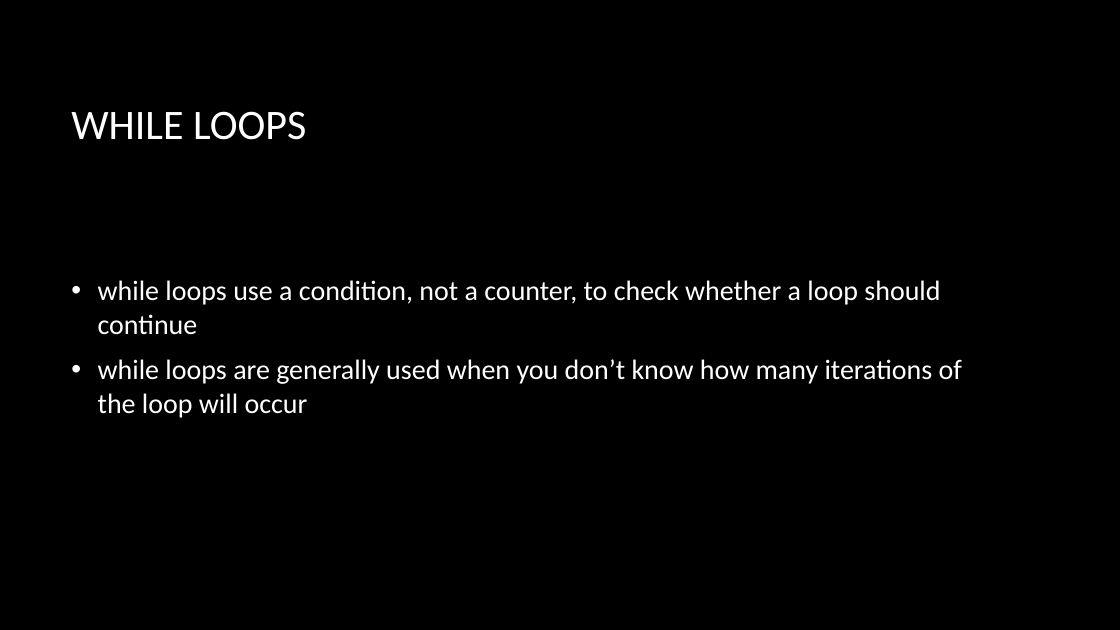
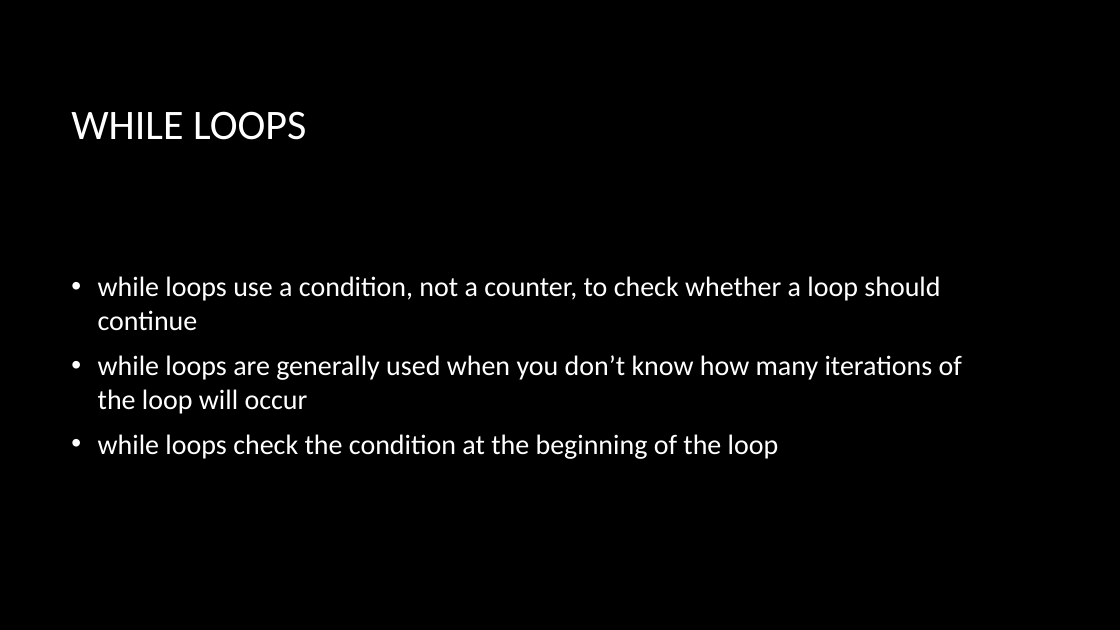
Before and after one commit to dtarvin/JavaScript-Class, a slide deck: slide 8 of slides for class/my slides/Loops.pptx (slide 7 before the commit). Drawn at 1120x630 pixels with LibreOffice and Linux fonts; fonts in the diff are those of the drawing; background and template pictures are left out. Boxes give left, top, right and bottom in pixels: in the first picture for what was removed or moved away, otherwise in the second. Text is boxed around its words. In the diff, an @@ line names an element or a change of style, - is before the commit and + after.

```diff
--- a/slides for class/my slides/Loops.pptx
+++ b/slides for class/my slides/Loops.pptx
@@ text at (98,434,779,459): paragraph added @@
+• while loops check the condition at the beginning of the loop
```
Also in this commit, not shown: 3 other slides changed, 14 slides added, 1 slide removed, 45 other files.
